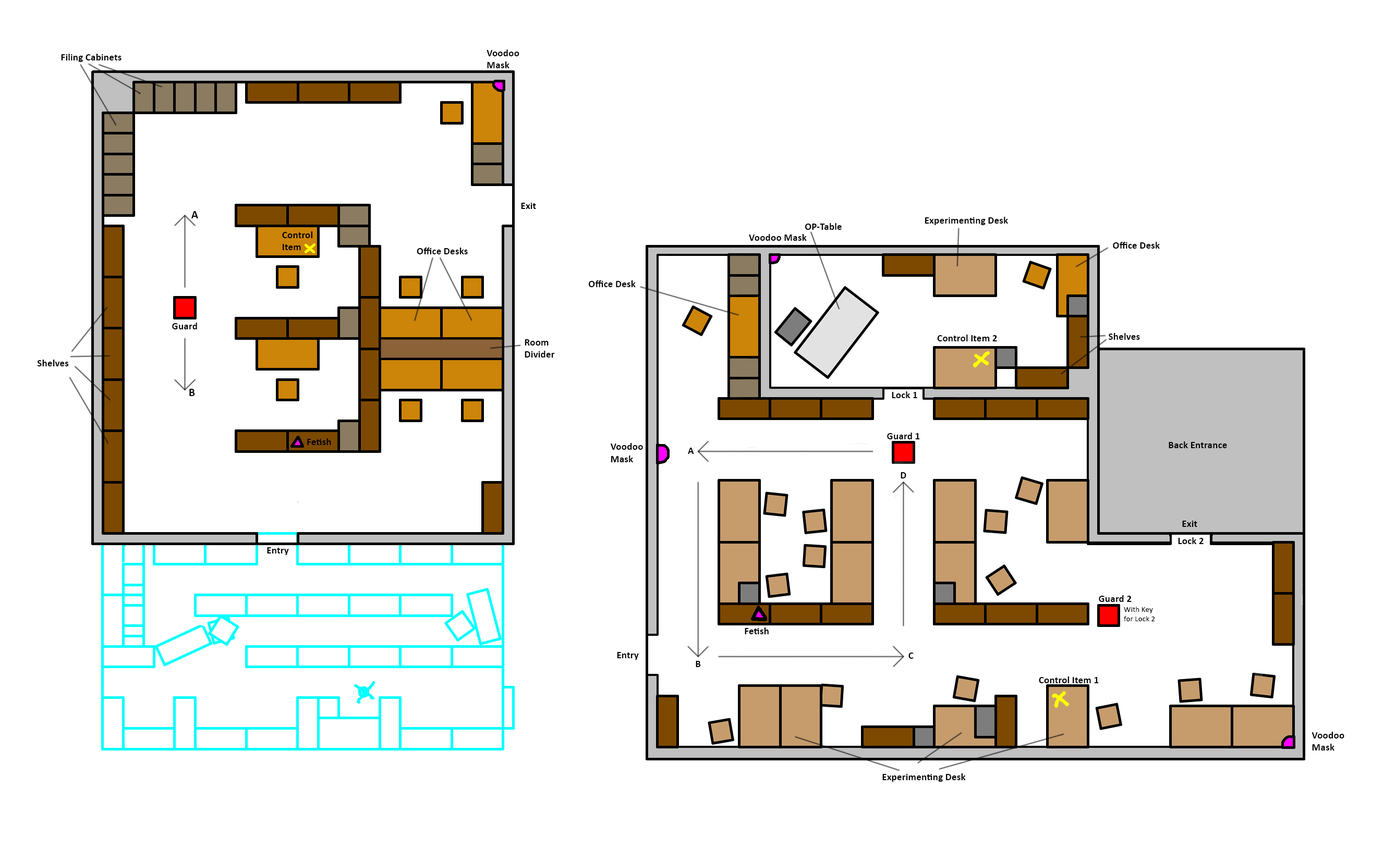
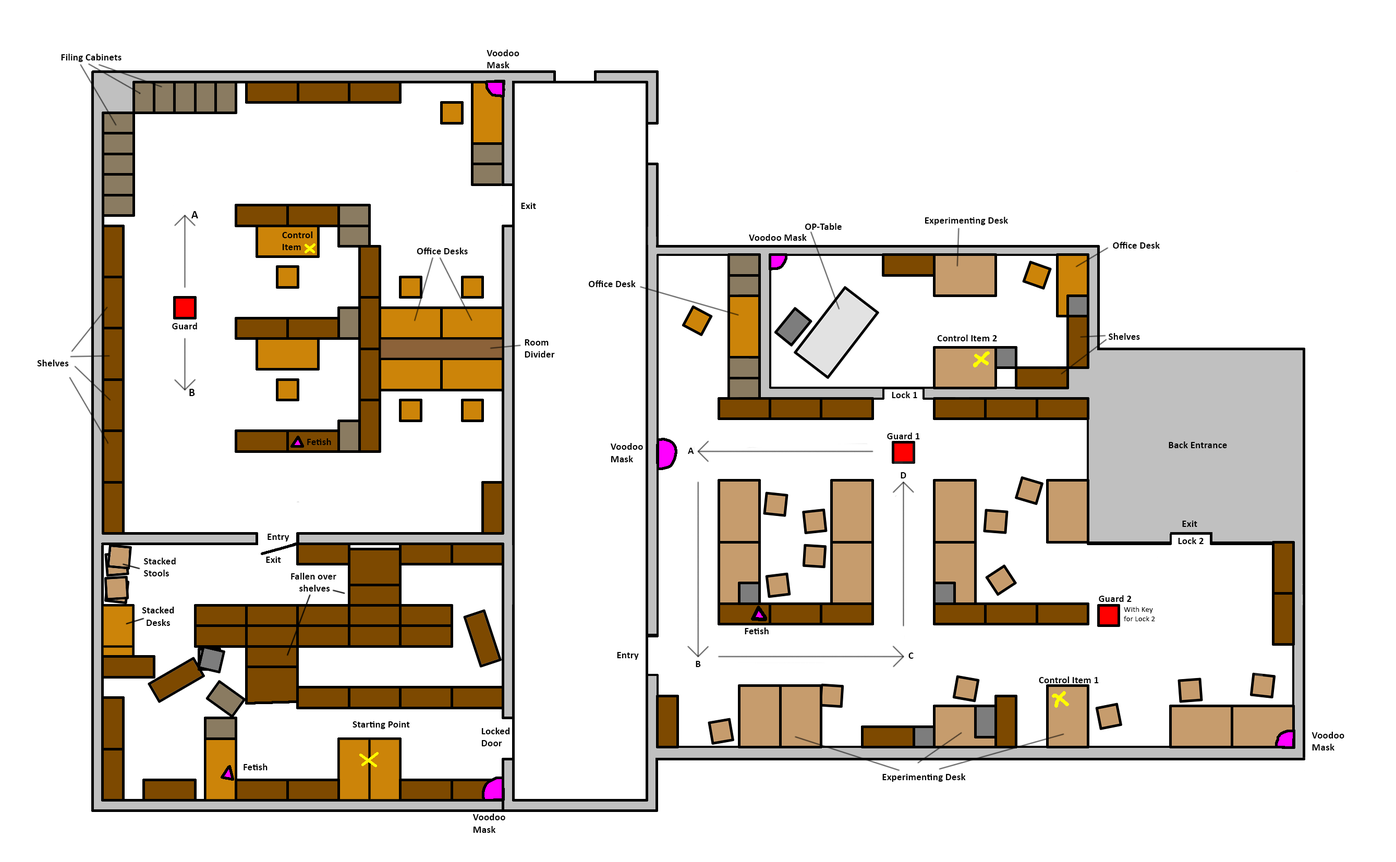
Two versions of the same layered image (1396px x 862px). Layer-by-layer changes:
showed "Seamless", painted on it over [93, 72, 1303, 782]
painted on "Notizen" (1st of 6, in "Labor" › "Beschriftung") over [220, 752, 505, 802]
painted on "Entry" (2nd of 2, in "Büro" › "Beschriftung" › "Text") over [266, 533, 290, 556]
showed group "Flur" (10 layers) over [501, 70, 659, 813]
painted on "Wand" (4th of 6, in "Flur" › "Möbel") over [501, 594, 659, 813]
added layer "Locked Door" in group "Text" over [481, 727, 510, 747]
added layer "Voodoo Mask" (5th of 5, in "Lagerraum" › "Beschriftung" › "Text") in group "Text" over [472, 813, 506, 834]
added layer "Fetish" (3rd of 3, in "Lagerraum" › "Beschriftung" › "Text") in group "Text" over [243, 763, 268, 771]
added layer "Fallen over shelves" in group "Text" over [290, 572, 337, 592]
added layer "Exit" (3rd of 3, in "Lagerraum" › "Beschriftung" › "Text") in group "Text" over [265, 556, 281, 564]
added layer "Starting Point" in group "Text" over [352, 721, 410, 730]
added layer "Stacked Stools" in group "Beschriftung" over [143, 557, 176, 577]
added layer "Stacked Desks" in group "Beschriftung" over [141, 606, 175, 627]
painted on "Notizen" (5th of 6, in "Lagerraum" › "Beschriftung") over [121, 563, 346, 657]
painted on "Kisten" (4th of 5, in "Lagerraum" › "Möbel") over [197, 645, 226, 675]
painted on "Aktenschrank" (4th of 5, in "Lagerraum" › "Möbel") over [203, 679, 247, 741]
painted on "Regal" (4th of 5, in "Lagerraum" › "Möbel") over [101, 542, 505, 802]
painted on "Tisch/Stuhl" (4th of 5, in "Lagerraum" › "Möbel") over [101, 544, 402, 802]
showed "Wand" (5th of 6, in "Lagerraum" › "Möbel"), painted on it over [91, 532, 515, 813]
hid "Vorzeichnung" (1st of 2, in "Lagerraum" › "Möbel"), painted on it over [91, 532, 515, 802]
